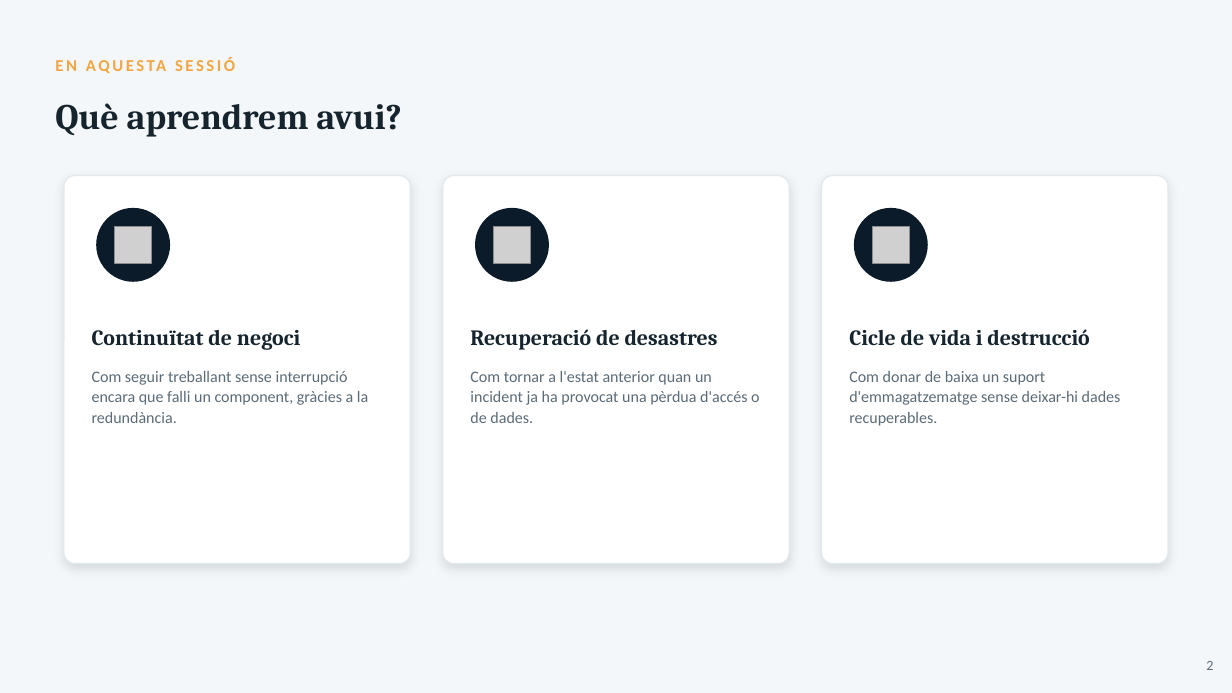
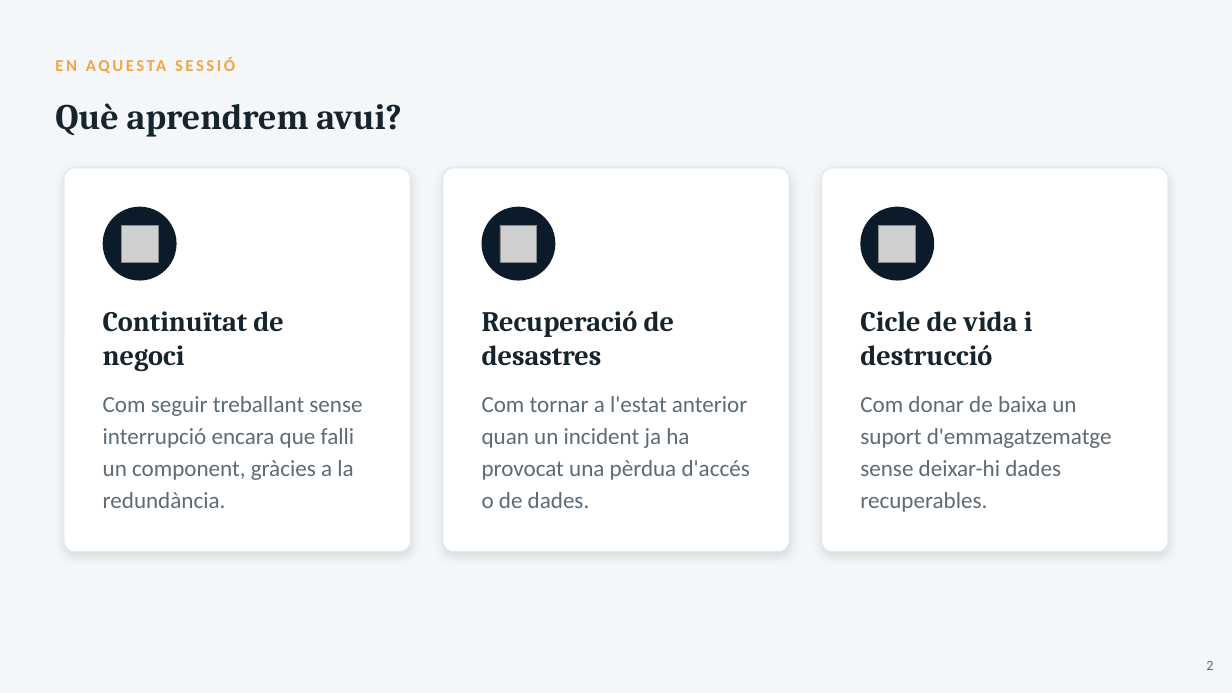
Before and after one commit to joansanchezescudero/SMX_0226_Seguretat_Informatica, a slide deck: slide 2 of RA2 - Emmagatzematge i copies de seguretat/AA1 - Protegint les dades/RA2_AA1_Protegint_les_dades.pptx. Drawn at 1232x693 pixels with LibreOffice and Linux fonts; fonts in the diff are those of the drawing; grey boxes stand for pictures. Boxes give left, top, right and bottom in pixels: in the first picture for what was removed or moved away, otherwise in the second. Text is boxed around its words. In the diff, an @@ line names an element or a change of style, - is before the commit and + after.

```diff
--- a/RA2 - Emmagatzematge i copies de seguretat/AA1 - Protegint les dades/RA2_AA1_Protegint_les_dades.pptx
+++ b/RA2 - Emmagatzematge i copies de seguretat/AA1 - Protegint les dades/RA2_AA1_Protegint_les_dades.pptx
@@ 3 rounded rectangles: place and size @@
-3 rounded rectangles at <box>64,176,1168,564</box>
+3 rounded rectangles at <box>64,168,1168,553</box>
@@ 3 pictures, 3 ellipses: place and size @@
-3 pictures, 3 ellipses at <box>96,208,928,282</box>
+3 pictures, 3 ellipses at <box>103,207,934,281</box>
@@ text "Continuïtat de negoci": place and size @@
-text "Continuïtat de negoci" at <box>92,330,300,350</box>
+text "Continuïtat de negoci" at <box>103,311,284,371</box>
@@ text "Recuperació de desastres": place and size @@
-text "Recuperació de desastres" at <box>470,329,718,350</box>
+text "Recuperació de desastres" at <box>482,311,675,366</box>
@@ size 17 to 22 pt in 3 elements at <box>103,311,284,371</box>, <box>482,311,675,366</box>, <box>860,311,1033,366</box> @@
@@ text "Cicle de vida i destrucció": place and size @@
-text "Cicle de vida i destrucció" at <box>849,329,1089,346</box>
+text "Cicle de vida i destrucció" at <box>860,311,1033,366</box>
@@ text "Com seguir treballant sense interrupció ...": place and size @@
-text "Com seguir treballant sense interrupció ..." at <box>92,371,368,423</box>
+text "Com seguir treballant sense interrupció ..." at <box>103,396,362,508</box>
@@ text "Com tornar a l'estat anterior ...": place and size @@
-text "Com tornar a l'estat anterior ..." at <box>470,371,759,423</box>
+text "Com tornar a l'estat anterior ..." at <box>482,396,750,508</box>
@@ size 12.5 to 18 pt; line spacing 16pt to 24.9pt in 3 elements at <box>103,396,362,508</box>, <box>482,396,750,508</box>, <box>860,396,1112,512</box> @@
@@ text "Com donar de baixa un ...": place and size @@
-text "Com donar de baixa un ..." at <box>849,371,1121,426</box>
+text "Com donar de baixa un ..." at <box>860,396,1112,512</box>
```
Also in this commit, not shown: 12 other slides changed, 1 other file.
